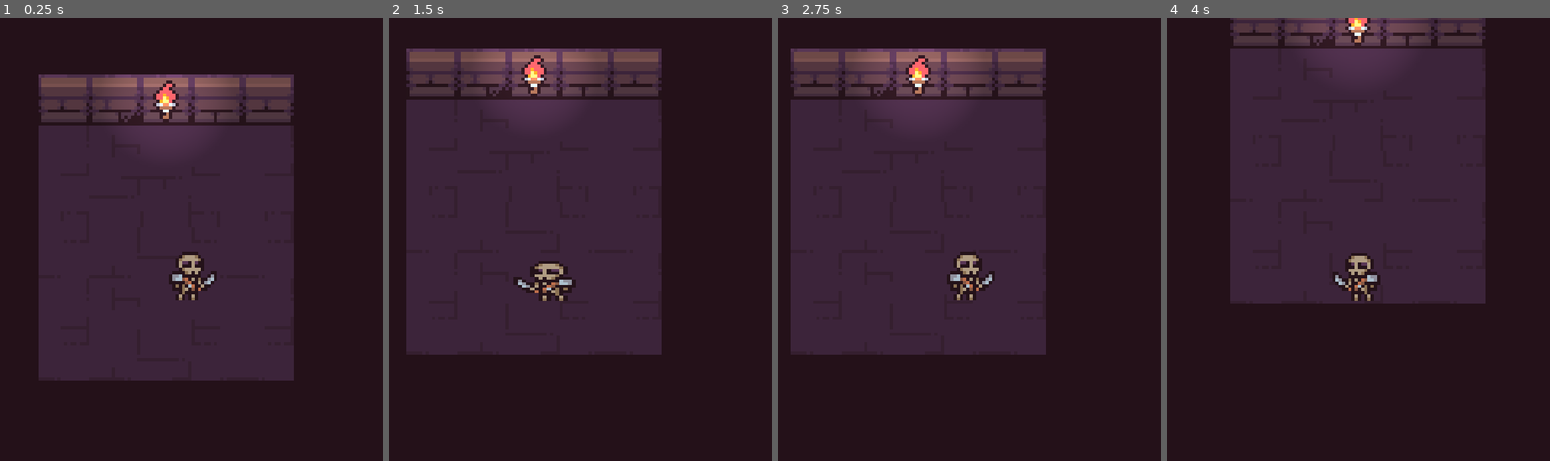
Above: before the commit, frames 1-4 (left to right).
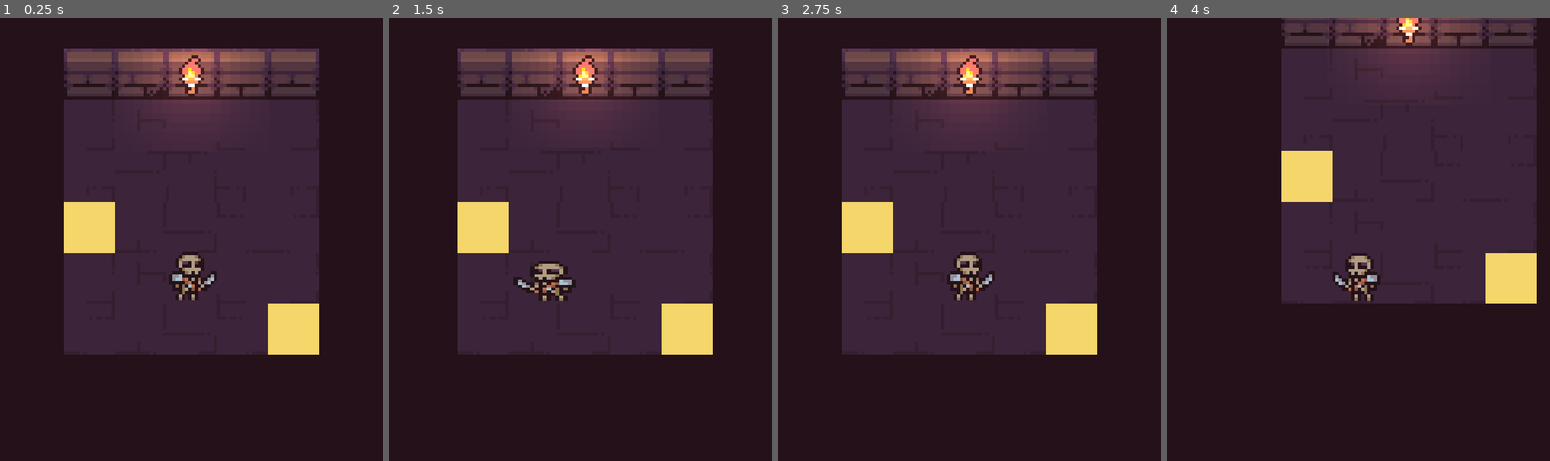
Above: after the commit, the same moments.

Repository: papazeal/tiny-hero
Game: Godot game, scene res://main.tscn
Two runs of this game, one before a commit and one after it. Both use one fixed random seed, a clock stepped at 60 frames per second and the inputs below.
Inputs (mouse positions are in pixels of both pictures, inside the frame that each line leads up to):
- Up to frame 1 (0.25 s): no input
- Up to frame 2 (1.5 s): move the mouse to (664, 252) at 0.52 s; press the mouse at (664, 252) at 0.53 s; hold Right (right) 0.53-1.28 s; move the mouse to (503, 305) at 1.27 s; release the mouse at (503, 305) at 1.28 s; hold Down (down) from 1.28 s (still down); click (503, 305) at 1.35 s
- Up to frame 3 (2.75 s): move the mouse to (1007, 164) at 2.02 s; release Down (down) at 2.03 s; press the mouse at (1007, 164) at 2.03 s; hold Right (right) from 2.03 s (still down)
- Up to frame 4 (4 s): move the mouse to (1339, 381) at 2.77 s; release Right (right) at 2.78 s; release the mouse at (1339, 381) at 2.78 s; hold Up (up) 2.78-3.53 s; click (1339, 381) at 2.85 s; move the mouse to (1473, 354) at 3.52 s; press the mouse at (1473, 354) at 3.53 s; hold Left (left) from 3.53 s (still down)

The runs differ from the first frame. In frame 1, 21% of the frame differs, in the area x 10-84%, y 6-82%; in frame 2, 21%; in frame 3, 22%, in the area x 3-84%, y 6-77%; in frame 4, 19%.

Commit message:
up up

Diff:
--- a/main.tscn
+++ b/main.tscn
@@ -1,8 +1,10 @@
-[gd_scene load_steps=13 format=3 uid="uid://bolib6fieww0"]
+[gd_scene load_steps=15 format=3 uid="uid://bolib6fieww0"]
 
 [ext_resource type="Script" path="res://main.gd" id="1_fbeu5"]
 [ext_resource type="PackedScene" uid="uid://2dr7kitpuk60" path="res://Hero.tscn" id="1_hrt7c"]
 [ext_resource type="Texture2D" uid="uid://bn8i7qbi25ig0" path="res://Dungeon_Tileset.png" id="3_atbpn"]
+[ext_resource type="Texture2D" uid="uid://bck5lceg26yrc" path="res://light.png" id="3_xsn5m"]
+[ext_resource type="PackedScene" uid="uid://b1l66kkjrvfbi" path="res://Stone.tscn" id="6_6nsl1"]
 
 [sub_resource type="ShaderMaterial" id="ShaderMaterial_p451o"]
 
@@ -112,15 +114,6 @@
 [sub_resource type="TileSet" id="TileSet_rbyq2"]
 sources/0 = SubResource("TileSetAtlasSource_fnj3h")
 
-[sub_resource type="Gradient" id="Gradient_fx8y6"]
-colors = PackedColorArray(1, 1, 1, 0.329412, 0, 0, 0, 1)
-
-[sub_resource type="GradientTexture2D" id="GradientTexture2D_5i4ue"]
-gradient = SubResource("Gradient_fx8y6")
-fill = 1
-fill_from = Vector2(0.5, 0.5)
-fill_to = Vector2(0.766055, 0.266055)
-
 [sub_resource type="Animation" id="Animation_y2cbg"]
 resource_name = "idle"
 loop_mode = 1
@@ -161,6 +154,15 @@
 [sub_resource type="Gradient" id="Gradient_ilba5"]
 colors = PackedColorArray(1, 1, 1, 1, 1, 1, 1, 0)
 
+[sub_resource type="Gradient" id="Gradient_fx8y6"]
+colors = PackedColorArray(1, 1, 1, 0.329412, 0, 0, 0, 1)
+
+[sub_resource type="GradientTexture2D" id="GradientTexture2D_5i4ue"]
+gradient = SubResource("Gradient_fx8y6")
+fill = 1
+fill_from = Vector2(0.5, 0.5)
+fill_to = Vector2(0.766055, 0.266055)
+
 [node name="Node2D" type="Node2D"]
 script = ExtResource("1_fbeu5")
 
@@ -177,7 +179,9 @@
 
 [node name="PointLight2D" type="PointLight2D" parent="."]
 position = Vector2(88, 456)
-texture = SubResource("GradientTexture2D_5i4ue")
+color = Color(0.996656, 0.763277, 0.409938, 1)
+texture = ExtResource("3_xsn5m")
+texture_scale = 0.2
 
 [node name="AnimationPlayer" type="AnimationPlayer" parent="PointLight2D"]
 libraries = {
@@ -186,7 +190,7 @@
 autoplay = "idle"
 
 [node name="Hero" parent="." instance=ExtResource("1_hrt7c")]
-position = Vector2(96, 512)
+position = Vector2(88, 520)
 move_slide = false
 metadata/_edit_group_ = true
 
@@ -212,3 +216,9 @@
 [node name="PointLight2D" type="PointLight2D" parent="Hero"]
 visible = false
 texture = SubResource("GradientTexture2D_5i4ue")
+
+[node name="Stone" parent="." instance=ExtResource("6_6nsl1")]
+position = Vector2(56, 504)
+
+[node name="Stone2" parent="." instance=ExtResource("6_6nsl1")]
+position = Vector2(120, 536)
Not shown, changed: dist/index.pck
